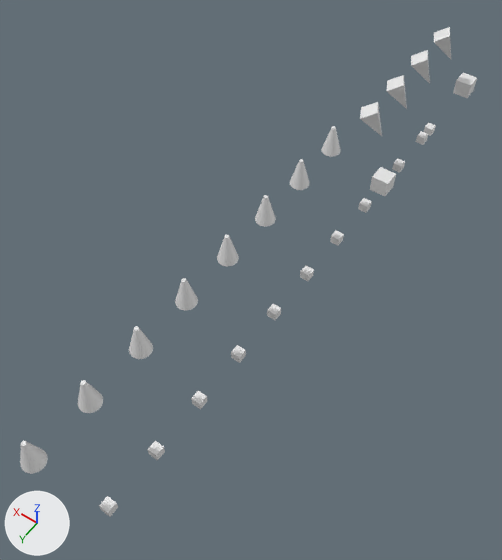
The glTF model 3ds Max/Samples/glTF 2.0/AnimatedMeshCameraLight/AnimatedMeshCameraLight.gltf: old version first, new version second.
Rendered twice from a 50 mm camera at (-10.7, 28.0, 28.5) aimed at (1.8, 10.5, 1.0). Lighting does not change. The marker at lower left points along +X, +Y and +Z. The picture after the commit comes second. Both versions are drawn at frame 80 of the action 'Anim_0'; the numbers are the values there.

The first picture shows 'AnimatedMesh', 'Cone007', 'Cone008', 'Pyramid001', 'Pyramid002', 'Pyramid003', 'Pyramid005' and 18 more.
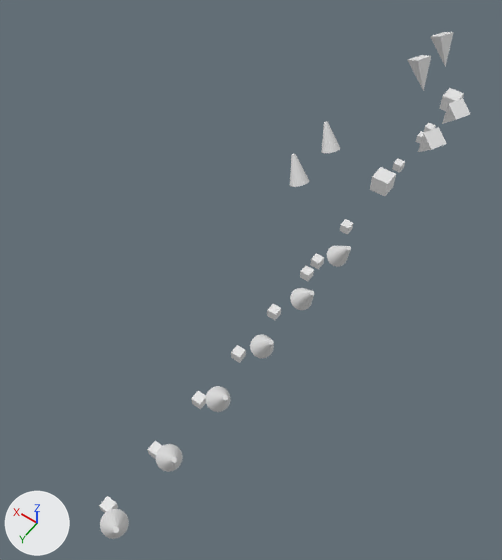
Not drawn themselves, but carrying or shaping drawn objects: ob_directionallightanimatedtarget_target, ob_spotlightanimatedtarget_target, ob_animatedspotlighttarget, ob_directionallightanimatedtarget, ob_spotlightanimatedtarget, ob_animatedfreespotlight, ob_animateddirectionallighttarget, ob_animateddirectionallight, ob_animatedskylight, ob_animatedomnilight.

Scene script edits in JSON lines:
```json
{"op": "set", "path": "ob_animatedmesh.location", "old": "(0.0, -10.0, 0.0)", "new": "(0.0, -8.0, 0.0)"}
{"op": "set", "path": "ob_pyramid003.rotation_euler", "old": "(-0.51, 0.0, -1.107)", "new": "(-0.51, 0.0, -2.034)", "note": "degrees (-29, 0, -63) -> degrees (-29, 0, -117)"}
{"op": "set", "path": "ob_pyramid005.rotation_euler", "old": "(-0.51, 0.0, -1.107)", "new": "(-0.51, 0.0, -2.034)", "note": "degrees (-29, 0, -63) -> degrees (-29, 0, -117)"}
{"op": "set", "path": "ob_pyramid001.location", "old": "(2.0, -4.0, 4.0)", "new": "(-2.0, -4.0, 4.0)"}
{"op": "set", "path": "ob_pyramid001.rotation_euler", "old": "(-0.51, 0.0, -1.107)", "new": "(-0.51, 0.0, 1.107)", "note": "degrees (-29, 0, -63) -> degrees (-29, 0, 63)"}
{"op": "set", "path": "ob_pyramid002.location", "old": "(2.0, -1.0, 4.0)", "new": "(-2.0, -1.0, 4.0)"}
{"op": "set", "path": "ob_pyramid002.rotation_euler", "old": "(-0.51, 0.0, -1.107)", "new": "(-0.51, 0.0, 1.107)", "note": "degrees (-29, 0, -63) -> degrees (-29, 0, 63)"}
{"op": "set", "path": "ob_directionallightanimatedtarget_target.location", "old": "(0.0, 1.0, 0.0)", "new": "(0.0, 3.0, 0.0)"}
{"op": "set", "path": "ob_spotlightanimatedtarget_target.location", "old": "(0.0, 4.0, 0.0)", "new": "(0.0, 6.0, 0.0)"}
{"op": "set", "path": "ob_animatedspotlighttarget.location", "old": "(-2.0, 8.0, 4.0)", "new": "(2.0, 8.0, 4.0)"}
{"op": "set", "path": "ob_animatedspotlighttarget.rotation_euler", "old": "(0.0, 0.0, 0.0)", "new": "(-0.51, 0.0, -1.107)", "note": "degrees (0, 0, 0) -> degrees (-29, 0, -63)"}
{"op": "set", "path": "ob_directionallightanimatedtarget.rotation_euler", "old": "(0.0, 0.0, 0.0)", "new": "(-0.51, 0.0, 2.034)", "note": "degrees (0, 0, 0) -> degrees (-29, 0, 117)"}
{"op": "set", "path": "ob_spotlightanimatedtarget.rotation_euler", "old": "(0.0, 0.0, 0.0)", "new": "(-0.51, 0.0, 2.034)", "note": "degrees (0, 0, 0) -> degrees (-29, 0, 117)"}
{"op": "set", "path": "ob_animatedfreespotlight.location", "old": "(-2.0, 11.0, 4.0)", "new": "(2.0, 11.0, 4.0)"}
{"op": "set", "path": "ob_animatedfreespotlight.rotation_euler", "old": "(0.0, 0.0, 0.0)", "new": "(-0.51, 0.0, -1.107)", "note": "degrees (0, 0, 0) -> degrees (-29, 0, -63)"}
{"op": "set", "path": "ob_animateddirectionallighttarget.location", "old": "(-2.0, 17.0, 4.0)", "new": "(2.0, 17.0, 4.0)"}
{"op": "set", "path": "ob_animateddirectionallighttarget.rotation_euler", "old": "(0.0, 0.0, 0.0)", "new": "(-0.51, 0.0, -1.107)", "note": "degrees (0, 0, 0) -> degrees (-29, 0, -63)"}
{"op": "set", "path": "ob_animateddirectionallight.location", "old": "(-2.0, 14.0, 4.0)", "new": "(2.0, 14.0, 4.0)"}
{"op": "set", "path": "ob_animateddirectionallight.rotation_euler", "old": "(0.0, 0.0, 0.0)", "new": "(-0.51, 0.0, -1.107)", "note": "degrees (0, 0, 0) -> degrees (-29, 0, -63)"}
{"op": "set", "path": "ob_animatedskylight.location", "old": "(-2.0, 20.0, 4.0)", "new": "(2.0, 20.0, 4.0)"}
{"op": "set", "path": "ob_animatedskylight.rotation_euler", "old": "(0.0, 0.0, 0.0)", "new": "(-0.51, 0.0, -1.107)", "note": "degrees (0, 0, 0) -> degrees (-29, 0, -63)"}
{"op": "set", "path": "ob_animatedomnilight.location", "old": "(-2.0, 23.0, 4.0)", "new": "(2.0, 23.0, 4.0)"}
{"op": "set", "path": "ob_animatedomnilight.rotation_euler", "old": "(0.0, 0.0, 0.0)", "new": "(-0.51, 0.0, -1.107)", "note": "degrees (0, 0, 0) -> degrees (-29, 0, -63)"}
```

Location of each change, [x1, y1, x2, y2] in pixels of the pictures (502 x 560 px):
```json
{"object": "Cone008", "change": "moved, turned", "before": [20, 441, 48, 474], "after": [100, 509, 129, 539]}
{"object": "Cone007", "change": "moved, turned", "before": [78, 380, 103, 413], "after": [156, 444, 183, 472]}
{"object": "Cone005", "change": "moved, turned", "before": [129, 326, 153, 359], "after": [206, 386, 231, 412]}
{"object": "Cone006", "change": "moved, turned", "before": [175, 278, 198, 311], "after": [250, 335, 274, 358]}
{"object": "Pyramid002", "change": "moved, turned", "before": [360, 102, 382, 136], "after": [418, 127, 447, 152]}
{"object": "Cone004", "change": "moved, turned", "before": [217, 235, 239, 267], "after": [290, 288, 314, 310]}
{"object": "Cone001", "change": "moved, turned", "before": [255, 195, 276, 227], "after": [327, 246, 351, 267]}
{"object": "Pyramid001", "change": "moved, turned", "before": [387, 75, 407, 109], "after": [442, 98, 470, 124]}
{"object": "AnimatedMesh", "change": "moved", "before": [453, 73, 477, 98], "after": [439, 88, 464, 111]}
{"object": "Pyramid005", "change": "turned", "before": [411, 50, 430, 83], "after": [408, 55, 431, 91]}
{"object": "Cone003", "change": "turned", "before": [290, 159, 310, 190], "after": [290, 154, 309, 187]}
{"object": "Pyramid003", "change": "turned", "before": [434, 27, 451, 59], "after": [430, 32, 454, 67]}
{"object": "Cone002", "change": "turned", "before": [321, 126, 341, 157], "after": [322, 122, 340, 153]}
{"object": "Box003", "change": "moved", "before": [330, 230, 344, 246], "after": [310, 253, 324, 269]}
{"object": "Box002", "change": "moved", "before": [358, 198, 372, 213], "after": [340, 219, 353, 235]}
```
